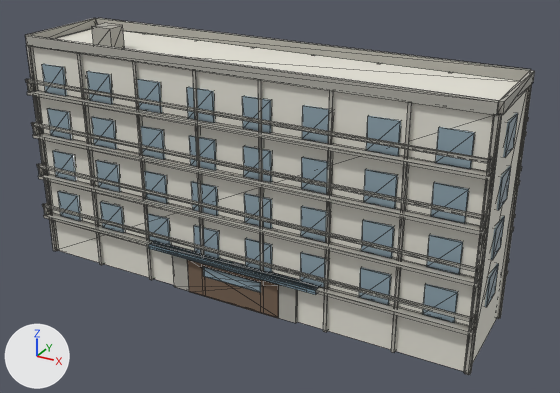
What one commit did to the glTF model public/buildings/residential_4x1_b.glb.
Camera for both pictures: a 50 mm camera at (38.6, -36.3, 26.3) aimed at (16.8, 3.2, 6.6). Lighting does not change. The marker at lower left points along +X, +Y and +Z. The picture after the commit comes second. Mesh edges are drawn as thin lines. Vertices at exactly the same position are counted once.

The first picture shows 'residential_4x1_b_0'.
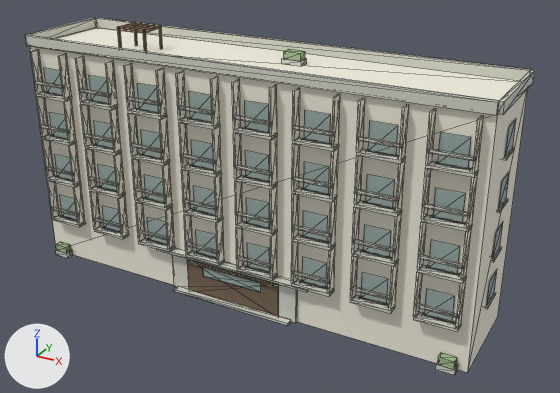
Changed parts and their boxes [x1, y1, x2, y2] in the pictures (560 x 393 px):
'residential_4x1_b_0', recoloured, reshaped: before [25, 18, 535, 375]; after [26, 18, 535, 375]
part 1 of me_residential_4x1_b_0, deleted: before [25, 45, 532, 375]
part 2 of me_residential_4x1_b_0, built on: before [37, 23, 518, 336]; after [30, 22, 516, 375]

The change in detail:
Material 'residential_4x1_b_trim' (mat_residential_4x1_b_trim) changes colour from grey #afada5 to light grey #d3d4c8; in linear values from (0.429, 0.418, 0.374) to (0.65, 0.66, 0.58).
Material 'residential_4x1_b_sign' (mat_residential_4x1_b_sign) is new.
Its base color is (0.46, 0.29, 0.16) (brown #b5936f).
Its roughness is 0.85.
me_residential_4x1_b_0 is used by ob_residential_4x1_b_0; location (0.0, 0.0, 0.0).
me_residential_4x1_b_0 had 1068 vertices, 1620 faces and spanned x -0.2..30.8, y -0.6..7.1, z 0.0..16.5.
me_residential_4x1_b_0 now has 1940 vertices, 2844 faces and spans x -0.2..30.8, y -0.6..6.8, z 0.0..16.5.
me_residential_4x1_b_0 part 1: 90 loose pieces with 720 vertices, spanning x -0.2..30.7, y -0.6..7.1, z 0.0..15.0, are deleted.
me_residential_4x1_b_0 part 2: 288 vertices removed from x -0.2..30.6, y -0.6..7.1, z 2.7..16.5; 1880 vertices added at x -0.2..30.7, y -0.6..6.7, z 0.0..16.5.
me_residential_4x1_b_0 gains material mat_residential_4x1_b_sign (brown #b5936f).
